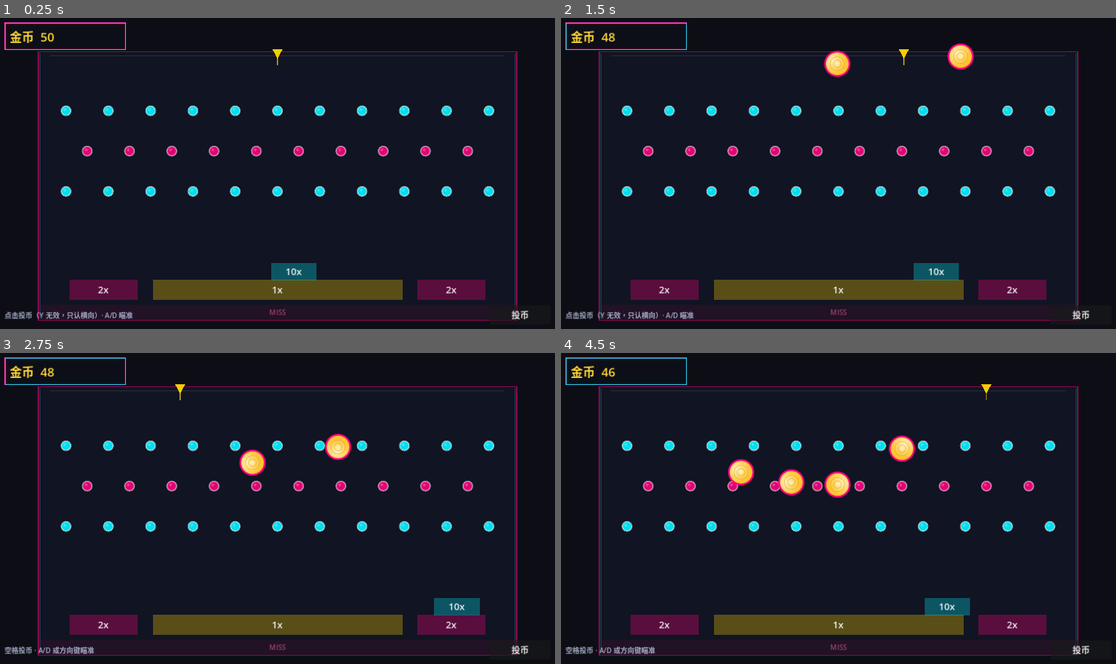
Above: before the commit, frames 1-4 (two rows, left to right).
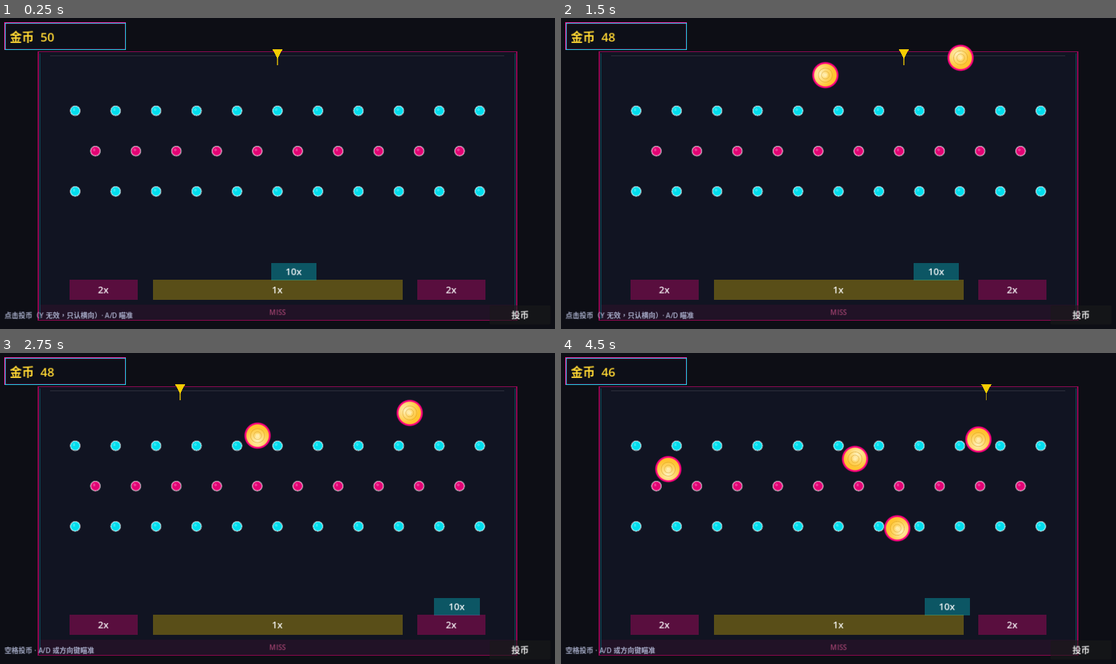
Above: after the commit, the same moments.

Repository: littleboss/coin-master
Game: Godot game, scene res://scenes/main.tscn
The game is run twice, just before and just after one commit, with the same random seed, the same clock (stepped at 60 frames per second) and the same inputs.
Inputs (mouse positions are in pixels of both pictures, inside the frame that each line leads up to):
- Up to frame 1 (0.25 s): no input
- Up to frame 2 (1.5 s): click "投币" at 0.5 s; tap Enter at 1.25 s; move the mouse to (960, 157) at 1.27 s; hold Right from 1.28 s (still down); tap A (aim_left) at 1.35 s; click (960, 157) at 1.42 s
- Up to frame 3 (2.75 s): move the mouse to (166, 524) at 2.02 s; release Right at 2.03 s; hold Left from 2.03 s (still down); tap D (aim_right) at 2.1 s
- Up to frame 4 (4.5 s): move the mouse to (894, 440) at 2.77 s; release Left at 2.78 s; hold Space (toss_coin) 2.78-3.53 s; hold Right 2.78-4.28 s; move the mouse to (810, 570) at 3.52 s; tap A (aim_left) at 3.6 s; click (810, 570) at 3.67 s; move the mouse to (1005, 555) at 4.27 s; hold Left from 4.28 s (still down); tap D (aim_right) at 4.35 s

The runs differ from the first frame. In frame 1, 2.4% of the frame differs, in the area x 10-90%, y 28-58%; in frame 2, 3.1%; in frame 3, 3.7%; in frame 4, 5.0%, in the area x 10-90%, y 23-61%.

Commit message:
Fix coin physics so tosses fall through pegs into slots.
Wake pooled RigidBody2D coins (they were sleeping in mid-air), keep
side channels wide enough that coins cannot wedge between wall and peg,
and run P0 smoke via --smoke on the main scene.

Co-authored-by: aliao <zju.pigeon@gmail.com>

Diff:
--- a/assets/physics/coin_physics.tres
+++ b/assets/physics/coin_physics.tres
@@ -2,4 +2,4 @@
 
 [resource]
 friction = 0.25
-bounce = 0.5
+bounce = 0.45
--- a/assets/physics/peg_physics.tres
+++ b/assets/physics/peg_physics.tres
@@ -2,4 +2,4 @@
 
 [resource]
 friction = 0.18
-bounce = 0.45
+bounce = 0.4
--- a/scenes/coin.tscn
+++ b/scenes/coin.tscn
@@ -9,7 +9,7 @@
 
 [node name="Coin" type="RigidBody2D"]
 collision_layer = 1
-collision_mask = 2
+collision_mask = 6
 mass = 1.0
 physics_material_override = ExtResource("3_phys")
 gravity_scale = 1.0
--- a/scripts/coin.gd
+++ b/scripts/coin.gd
@@ -6,9 +6,11 @@
 signal returned_to_pool(coin: Coin)
 
 const RADIUS := 28.0
+const MAX_LIFETIME := 10.0
 
 var is_pooled_active: bool = false
 var _consumed: bool = false
+var _alive_time: float = 0.0
 
 
 func _ready() -> void:
@@ -24,21 +26,24 @@
 func activate(global_pos: Vector2) -> void:
 	_consumed = false
 	is_pooled_active = true
-	sleeping = false
+	_alive_time = 0.0
+	# 空中速度为 0 时刚体可能立刻 sleeping，永远不往下掉。
+	can_sleep = false
 	freeze = true
 	global_position = global_pos
 	linear_velocity = Vector2.ZERO
 	angular_velocity = 0.0
 	visible = true
 	collision_layer = 1
-	collision_mask = 2
+	collision_mask = 6
 	var shape := get_node_or_null("CollisionShape2D") as CollisionShape2D
 	if shape:
 		shape.disabled = false
-		shape.set_deferred("disabled", false)
-	# 极小的角速度，让碰撞看起来不那么「复制粘贴」；不给横向冲量，否则会破坏瞄准。
 	freeze = false
+	sleeping = false
+	# 极小角速度，避免每枚币看起来一模一样；只给竖直冲量，不改瞄准 X。
 	angular_velocity = randf_range(-2.5, 2.5)
+	apply_central_impulse(Vector2(randf_range(-16.0, 16.0), 60.0))
 
 
 func consume() -> bool:
@@ -55,6 +60,7 @@
 	_consumed = true
 	freeze = true
 	sleeping = true
+	can_sleep = true
 	linear_velocity = Vector2.ZERO
 	angular_velocity = 0.0
 	visible = false
@@ -73,8 +79,9 @@
 func _physics_process(_delta: float) -> void:
 	if not is_pooled_active:
 		return
-	# 万一飞出台面，回收名额，避免池被「卡住的币」占满。
-	if global_position.y > 4000.0 or global_position.x < -800.0 or global_position.x > 4000.0:
+	_alive_time += _delta
+	# 卡住或飞出台面时回收名额，避免池被占满。
+	if _alive_time > MAX_LIFETIME or global_position.y > 4000.0 or global_position.x < -800.0 or global_position.x > 4000.0:
 		if consume():
 			recycle_deferred()
 
--- a/scripts/headless_smoke.gd
+++ b/scripts/headless_smoke.gd
@@ -1,16 +1,18 @@
-extends SceneTree
-## 无头冒烟：不依赖窗口。用 godot --headless --path . -s res://scripts/headless_smoke.gd
+extends Node
+## 无头冒烟：随主场景跑，才能用到 autoload。
+##   godot --headless --resolution 1280x720 --path . -- --smoke
 
 var _failed := 0
 
 
-func _init() -> void:
-	call_deferred("_run")
+func _ready() -> void:
+	await get_tree().process_frame
+	await _run()
 
 
 func _run() -> void:
 	print("=== Coin Master 2D P0 smoke ===")
-	_check("GameState starting balance", GameState.STARTING_BALANCE == 50)
+	_check("GameState starting balance const", GameState.STARTING_BALANCE == 50)
 	_check("save path is user://", GameState.SAVE_PATH.begins_with("user://"))
 	_check("toss cost 1", GameState.TOSS_COST == 1)
 	_check("coin radius 28", is_equal_approx(Coin.RADIUS, 28.0))
@@ -29,7 +31,7 @@
 	var coin_scene := load("res://scenes/coin.tscn") as PackedScene
 	_check("coin.tscn loads", coin_scene != null)
 	if coin_scene:
-		var coin := coin_scene.instantiate() as Coin
+		var coin := coin_scene.instantiate() as RigidBody2D
 		_check("coin is RigidBody2D", coin is RigidBody2D)
 		var shape_node := coin.get_node_or_null("CollisionShape2D") as CollisionShape2D
 		_check("has CollisionShape2D", shape_node != null)
@@ -44,18 +46,49 @@
 			_check("P0 uses cell 0", sprite.region_rect == Rect2(0, 0, 64, 64))
 		coin.free()
 
-	var main_scene := load("res://scenes/main.tscn") as PackedScene
-	_check("main.tscn loads", main_scene != null)
+	var playfield := get_parent().get_node_or_null("Playfield") as Playfield
+	_check("has Playfield", playfield != null)
+	if playfield:
+		_check("has pegs", playfield.get_node("Pegs").get_child_count() >= 3 * 7)
+		_check("has slots", playfield.get_node("Slots").get_child_count() >= 4)
+		_check("drop y is table top", playfield.drop_y <= playfield.table.position.y + 20.0)
+		_check("spawner exists", playfield.spawner != null)
+		if playfield.spawner:
+			var before := GameState.balance
+			var tossed := playfield.spawner.try_toss_at_x(playfield.spawner.aim_world_x(0.5))
+			_check("toss spends 1", tossed and GameState.balance == before - 1)
+			_check("active coin after toss", playfield.spawner.active_count() >= 1)
+			await get_tree().physics_frame
+			await get_tree().physics_frame
+			var sample := _first_live_coin(playfield)
+			if sample:
+				print("  info  coin pos=", sample.global_position, " v=", sample.linear_velocity)
+			# 冷却中再投应失败且不再扣费
+			var mid := GameState.balance
+			var second := playfield.spawner.try_toss_at_x(playfield.spawner.aim_world_x(0.5))
+			_check("cooldown blocks second toss", not second and GameState.balance == mid)
+			# 等这枚币落到槽/回收坑，确认池子会收回（物理循环真的在转）。
+			var frames := 0
+			var last_pos := Vector2.ZERO
+			while frames < 480 and playfield.spawner.active_count() > 0:
+				await get_tree().physics_frame
+				frames += 1
+				var live := _first_live_coin(playfield)
+				if live:
+					last_pos = live.global_position
+			_check("coin recycled after fall", playfield.spawner.active_count() == 0)
+			print("  info  settle frames=", frames, " balance=", GameState.balance, " last_pos=", last_pos)
 
 	var bounce: PhysicsMaterial = load("res://assets/physics/coin_physics.tres")
 	_check("coin bounce in 0.4-0.6", bounce != null and bounce.bounce >= 0.4 and bounce.bounce <= 0.6)
+	_check("save still user://", GameState.SAVE_PATH.begins_with("user://") and not GameState.SAVE_PATH.begins_with("res://"))
 
 	if _failed == 0:
 		print("SMOKE OK")
-		quit(0)
+		get_tree().quit(0)
 	else:
 		print("SMOKE FAILED: %d check(s)" % _failed)
-		quit(1)
+		get_tree().quit(1)
 
 
 func _check(name: String, ok: bool) -> void:
@@ -68,3 +101,12 @@
 func _fail(name: String) -> void:
 	_failed += 1
 	print("  FAIL  ", name)
+
+
+func _first_live_coin(playfield: Playfield) -> RigidBody2D:
+	var coins := playfield.get_node("Coins")
+	for child in coins.get_children():
+		var rb := child as RigidBody2D
+		if rb and rb.visible and rb.global_position.x > -1000.0:
+			return rb
+	return null
--- a/scripts/main.gd
+++ b/scripts/main.gd
@@ -9,3 +9,12 @@
 		var g: Vector2 = ProjectSettings.get_setting("physics/2d/default_gravity_vector")
 		if g.y <= 0.0:
 			push_warning("Main: 重力向量不是向下，币可能不会落入槽位。")
+	if _wants_smoke():
+		var smoke := preload("res://scripts/headless_smoke.gd").new()
+		add_child(smoke)
+
+
+func _wants_smoke() -> bool:
+	if OS.get_cmdline_user_args().has("--smoke"):
+		return true
+	return OS.get_cmdline_args().has("--smoke")
--- a/scripts/miss_sink.gd
+++ b/scripts/miss_sink.gd
@@ -6,7 +6,7 @@
 	collision_layer = 4
 	collision_mask = 1
 	monitoring = true
-	monitorable = false
+	monitorable = true
 	var cs := CollisionShape2D.new()
 	var rect := RectangleShape2D.new()
 	rect.size = size
--- a/scripts/playfield.gd
+++ b/scripts/playfield.gd
@@ -83,8 +83,9 @@
 
 func _build_pegs() -> void:
 	var peg_mat := preload("res://assets/physics/peg_physics.tres")
-	var usable_left := inner_left + 36.0
-	var usable_right := inner_right - 36.0
+	var inset := Coin.RADIUS + PEG_RADIUS + 18.0
+	var usable_left := inner_left + inset
+	var usable_right := inner_right - inset
 	var usable_w := usable_right - usable_left
 	var y0 := table.position.y + table.size.y * 0.22
 	var y_step := table.size.y * 0.15
--- a/scripts/slot.gd
+++ b/scripts/slot.gd
@@ -36,7 +36,7 @@
 	collision_layer = 4
 	collision_mask = 1
 	monitoring = true
-	monitorable = false
+	monitorable = true
 	_build_visuals()
 	body_entered.connect(_on_body_entered)
 
Not shown, changed: assets/coins/coin_skins.png.import
Not shown, changed: assets/ui/panel_ninepatch.png.import
Not shown, changed: icon.svg.import
Not shown, changed: README.md
